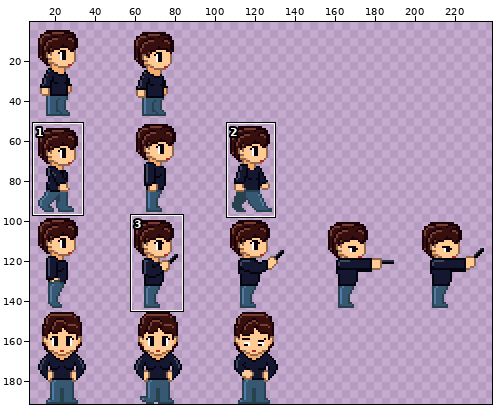
Edited in one commit: sprite sheet (game/assets/game/java.png). The first picture is a wide view before the edit; the outline marks the close-up.
Close-up. First the earlier version:
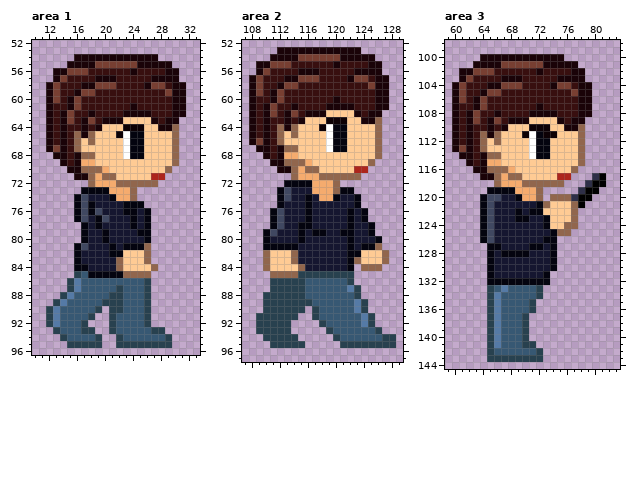
The file is 240x192 pixels. Colours within 5 levels of each other are drawn and written as one. Shown: area 1: x 10..33, y 52..96; area 2: x 107..129, y 52..97; area 3: x 59..83, y 98..144. The wide view leaves out empty margins. The commit also changed other parts of the picture, which this record leaves out.
Now the later version:
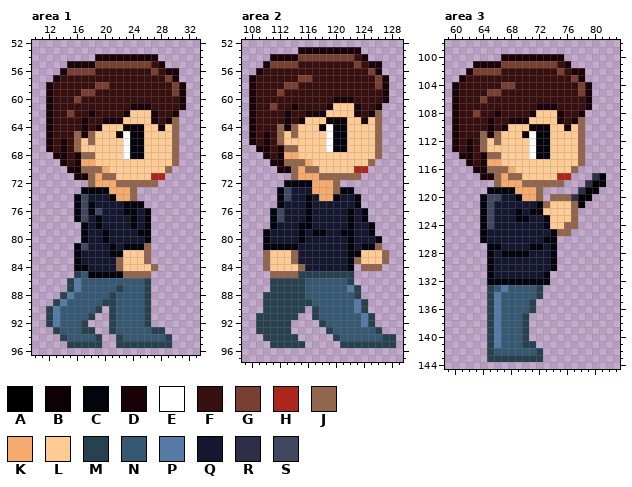
Palette (. is transparent): A #000000  B #0d0105  C #04040f  D #1a0308  E #ffffff  F #380f0f  G #783f32  H #ad251c  J #91664d  K #f5ab6e  L #ffcb94  M #28414f  N #375873  P #557aa6  Q #151630  R #2e2f47  S #404861
Edits made:
Area 1:
y 54: x 16..18 DDD -> ...
y 55: x 25..27 DDD -> GGF; x 29 D -> .
y 56: x 13 D -> .; x 18 F -> G; x 24 D -> F; x 27 F -> G
y 57: x 14 G -> F; x 19..21 DDD -> FFF; x 27..29 DDD -> FFG
y 58: x 13 G -> F; x 17..18 DD -> FF; x 21 G -> F; x 26..28 DGG -> FFF; x 30 D -> G
y 59: x 13 G -> F; x 16 D -> F; x 29..30 GD -> FG
y 60: x 13 G -> F; x 15 D -> F; x 30 D -> F
y 61: x 15..16 DG -> FF; x 25..26 FF -> DD; x 30 D -> F
y 62: x 14 D -> F; x 24..27 DDDF -> LLLD; x 31 D -> .
y 63: x 14..15 DG -> FF; x 18 G -> F; x 30 D -> J
y 64: x 14 D -> F; x 29 D -> L
y 65: x 14 D -> F
y 67: x 13 G -> F
y 77: x 20 S -> Q
y 88..90: x 22 M -> N
Area 2:
y 53: x 112..114 DDD -> ...
y 54: x 121..123 DDD -> GGF; x 125 D -> .
y 55: x 109 D -> .; x 114 F -> G; x 120 D -> F; x 123 F -> G
y 56: x 110 G -> F; x 115..117 DDD -> FFF; x 123..125 DDD -> FFG
y 57: x 109 G -> F; x 113..114 DD -> FF; x 117 G -> F; x 122..124 DGG -> FFF; x 126 D -> G
y 58: x 109 G -> F; x 112 D -> F; x 125..126 GD -> FG
y 59: x 109 G -> F; x 111 D -> F; x 126 D -> F
y 60: x 111..112 DG -> FF; x 121..122 FF -> DD; x 126 D -> F
y 61: x 110 D -> F; x 120..123 DDDF -> LLLD; x 127 D -> .
y 62: x 110..111 DG -> FF; x 114 G -> F; x 126 D -> J
y 63: x 110 D -> F; x 125 D -> L
y 64: x 110 D -> F
y 66: x 109 G -> F
y 78: x 112 S -> Q
y 79: x 111 S -> Q
Area 3:
y 100: x 64..66 DDD -> ...
y 101: x 73..75 DDD -> GGF; x 77 D -> .
y 102: x 61 D -> .; x 66 F -> G; x 72 D -> F; x 75 F -> G
y 103: x 62 G -> F; x 67..69 DDD -> FFF; x 75..77 DDD -> FFG
y 104: x 61 G -> F; x 65..66 DD -> FF; x 69 G -> F; x 74..76 DGG -> FFF; x 78 D -> G
y 105: x 61 G -> F; x 64 D -> F; x 77..78 GD -> FG
y 106: x 61 G -> F; x 63 D -> F; x 78 D -> F
y 107: x 63..64 DG -> FF; x 73..74 FF -> DD; x 78 D -> F
y 108: x 62 D -> F; x 72..75 DDDF -> LLLD; x 79 D -> .
y 109: x 62..63 DG -> FF; x 66 G -> F; x 78 D -> J
y 110: x 62 D -> F; x 77 D -> L
y 111: x 62 D -> F; x 73..74 BB -> CL
y 113: x 61 G -> F
y 125..126: x 65 S -> Q
Changed places in both close-ups, as pixel boxes (x1, y1, x2, y2):
changed: (53, 54, 186, 152)
changed: (102, 215, 109, 222)
changed: (116, 292, 123, 313)
changed: (256, 47, 389, 145)
changed: (270, 222, 284, 236)
changed: (459, 54, 592, 152)
changed: (487, 229, 494, 243)
